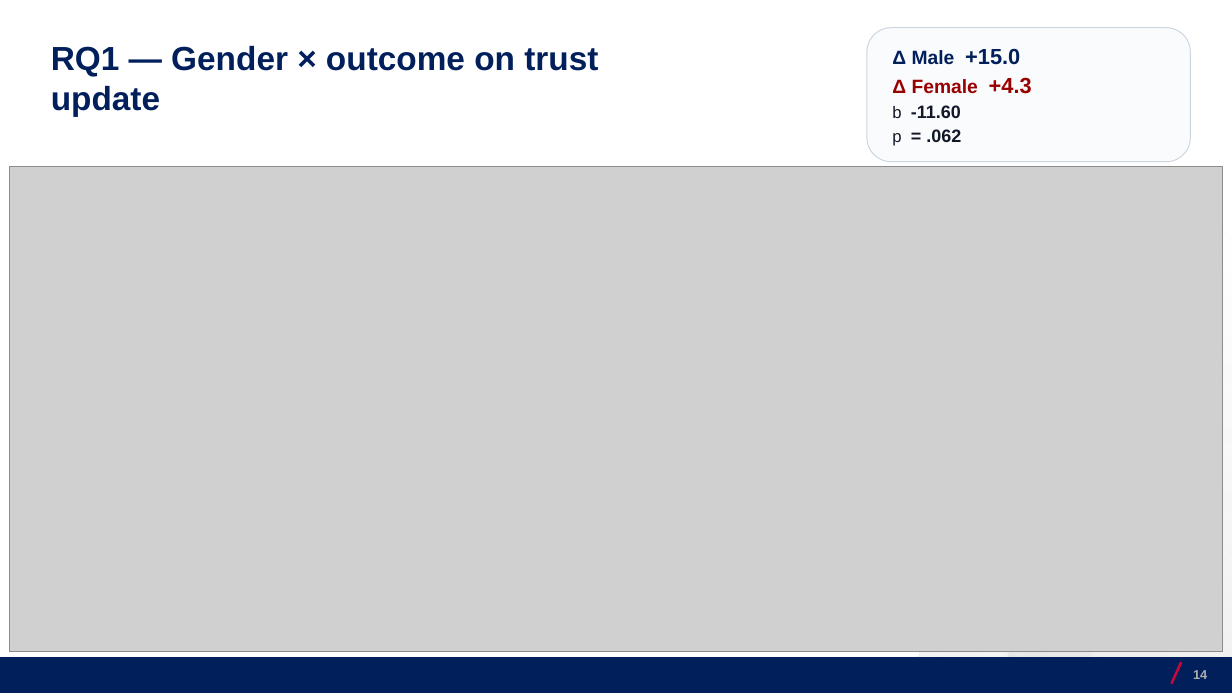
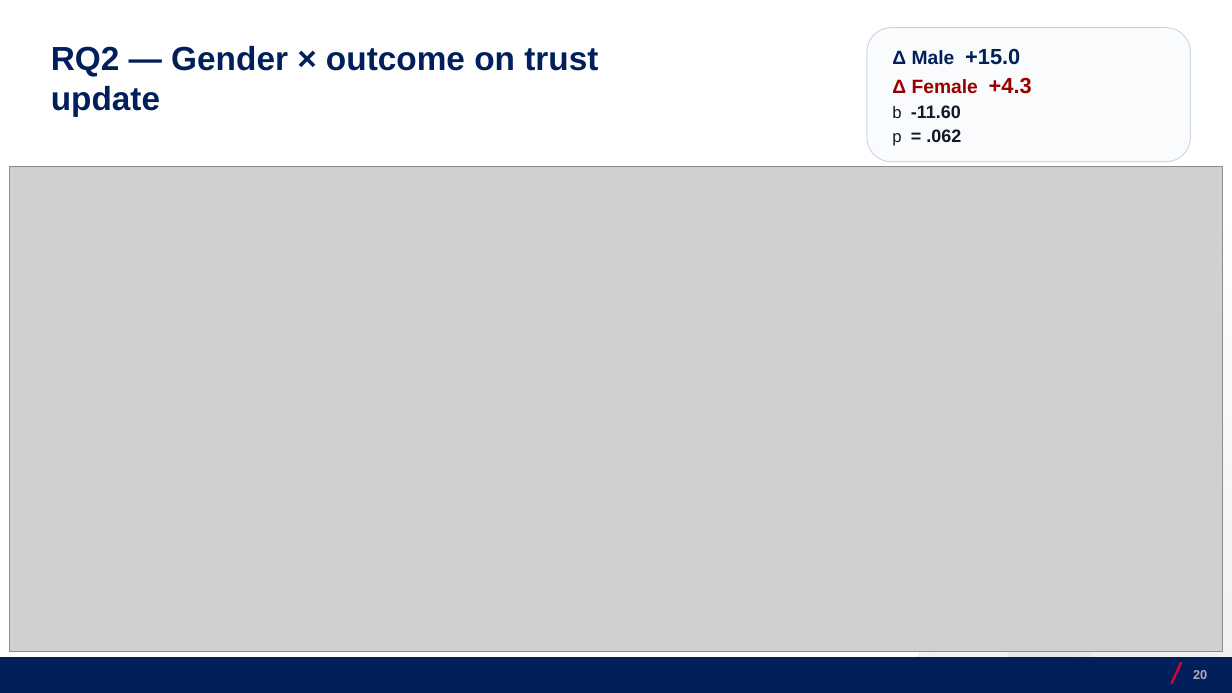
Before and after one commit to josecerv/sponsorship-network, a slide deck: slide 20 of docs/UChicago-0410.pptx (slide 14 before the commit). Drawn at 1232x693 pixels with LibreOffice and Linux fonts; fonts in the diff are those of the drawing; grey boxes stand for pictures; background and template pictures are left out. Boxes give left, top, right and bottom in pixels: in the first picture for what was removed or moved away, otherwise in the second. Text is boxed around its words. In the diff, an @@ line names an element or a change of style, - is before the commit and + after.

```diff
--- a/docs/UChicago-0410.pptx
+++ b/docs/UChicago-0410.pptx
@@ text at [51,45,598,116]: text changed @@
-RQ1 — Gender × outcome on trust update
+RQ2 — Gender × outcome on trust update
@@ page number at [1193,670,1207,679]: text changed @@
-14
+20
```
Also in this commit, not shown: 8 other slides changed, 8 slides added, 2 slides removed, 7 other files.
